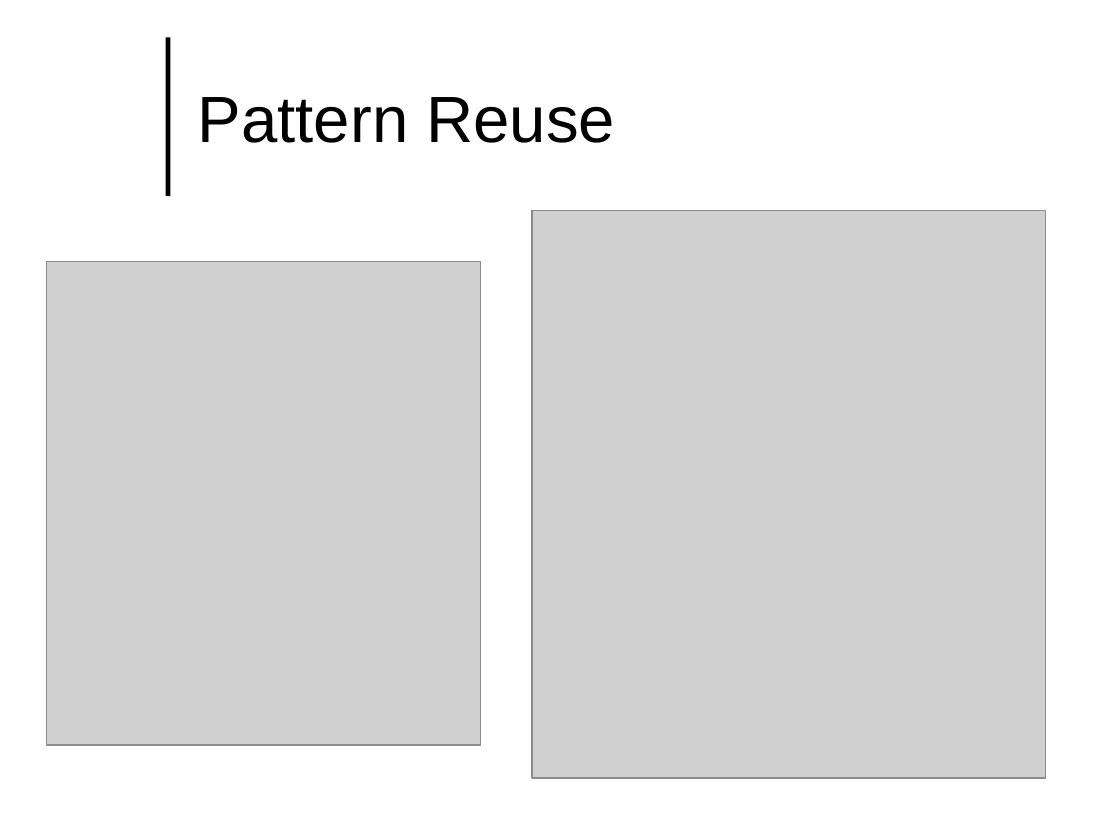
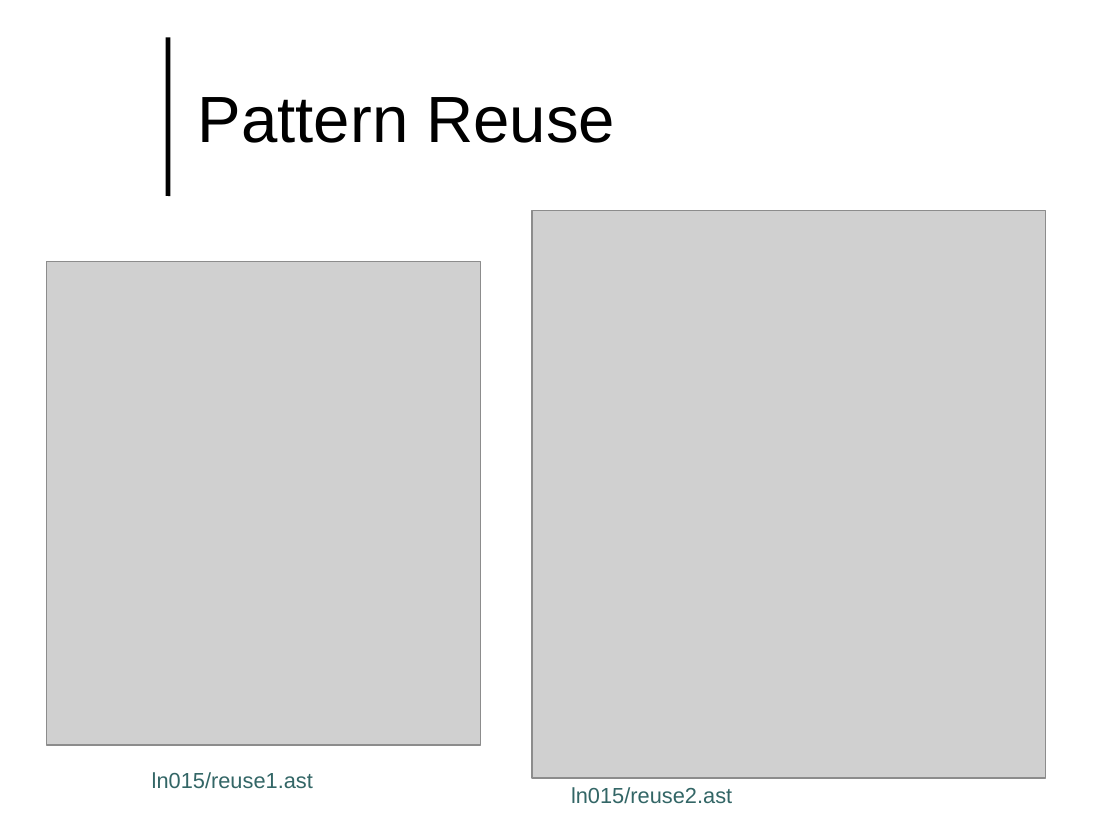
Before and after one commit to lutzhamel/CSC493, a slide deck: slide 3 of notes/csc493-ln015.pptx. Drawn at 1120x840 pixels with LibreOffice and Linux fonts; fonts in the diff are those of the drawing; grey boxes stand for pictures; background and template pictures are left out. Boxes give left, top, right and bottom in pixels: in the first picture for what was removed or moved away, otherwise in the second. Text is boxed around its words. In the diff, an @@ line names an element or a change of style, - is before the commit and + after.

```diff
--- a/notes/csc493-ln015.pptx
+++ b/notes/csc493-ln015.pptx
@@ text added at box(152, 772, 313, 789), 14 pt, text #336666 @@
+ln015/reuse1.ast
@@ text added at box(571, 787, 732, 804), 14 pt, text #336666 @@
+ln015/reuse2.ast
```
Also in this commit, not shown: 1 other slide changed, 3 slides added, 12 other files.
